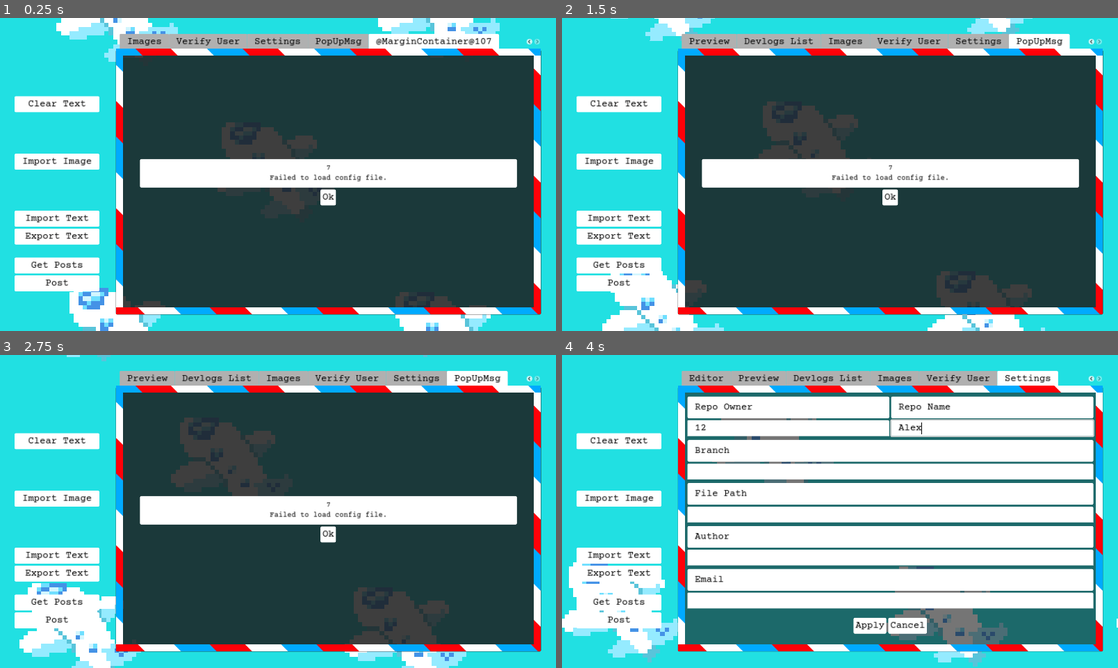
Above: before the commit, frames 1-4 (two rows, left to right).
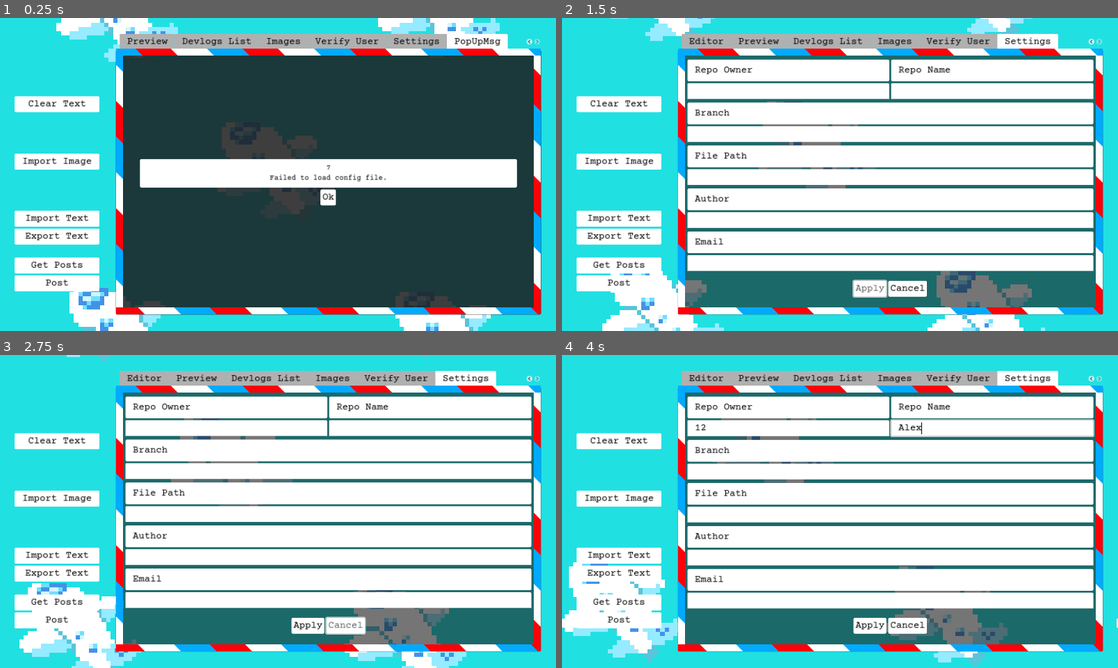
Above: after the commit, the same moments.

Repository: jennyton88/devlogs-maker
Game: Godot game, scene res://scenes/devlogs.tscn
Two runs of this game, one before a commit and one after it. Both use one fixed random seed, a clock stepped at 60 frames per second and the inputs below.
Inputs (mouse positions are in pixels of both pictures, inside the frame that each line leads up to):
- Up to frame 1 (0.25 s): no input
- Up to frame 2 (1.5 s): click "Ok" at 0.5 s; click (867, 287) at 1.25 s, where only the run after the commit has a clickable "Apply"
- Up to frame 3 (2.75 s): click (344, 624) at 2 s, where only the run after the commit has a clickable "Cancel"
- Up to frame 4 (4 s): click (890, 533) at 2.75 s, where only the run before the commit has a clickable "Ok"; click (789, 426) at 3.52 s; type "12" at 3.6 s; click (990, 426) at 3.75 s; type "Alex" at 3.83 s; click (890, 470) at 3.98 s

The runs differ from the first frame. In frame 1, 1.2% of the frame differs, in the area x 22-92%, y 5-10%; in frame 2, 56%; in frame 3, 56%, in the area x 20-98%, y 5-95%; in frame 4, nothing differs.

Commit message:
add popup signals back to settings

Diff:
--- a/scripts/settings.gd
+++ b/scripts/settings.gd
@@ -9,6 +9,9 @@
 # =====================
 
 signal connect_startup(component: String);
+
+signal create_error_popup(error, error_type);
+signal create_notif_popup(msg);
 
 # =====================
 # ====== Methods ======
@@ -69,7 +72,7 @@
 
 	config.save("user://config.cfg");
 
-	get_parent().create_notif_popup("Saved!");
+	create_notif_popup.emit("Saved!");
 
 
 # ============================
@@ -101,7 +104,7 @@
 	var error = config.load("user://config.cfg");
 
 	if error != OK:
-		get_parent().create_error_popup(error, AppInfo.ErrorType.ConfigError);
+		create_error_popup.emit(error, AppInfo.ErrorType.ConfigError);
 		return null;
 
 	return config;
